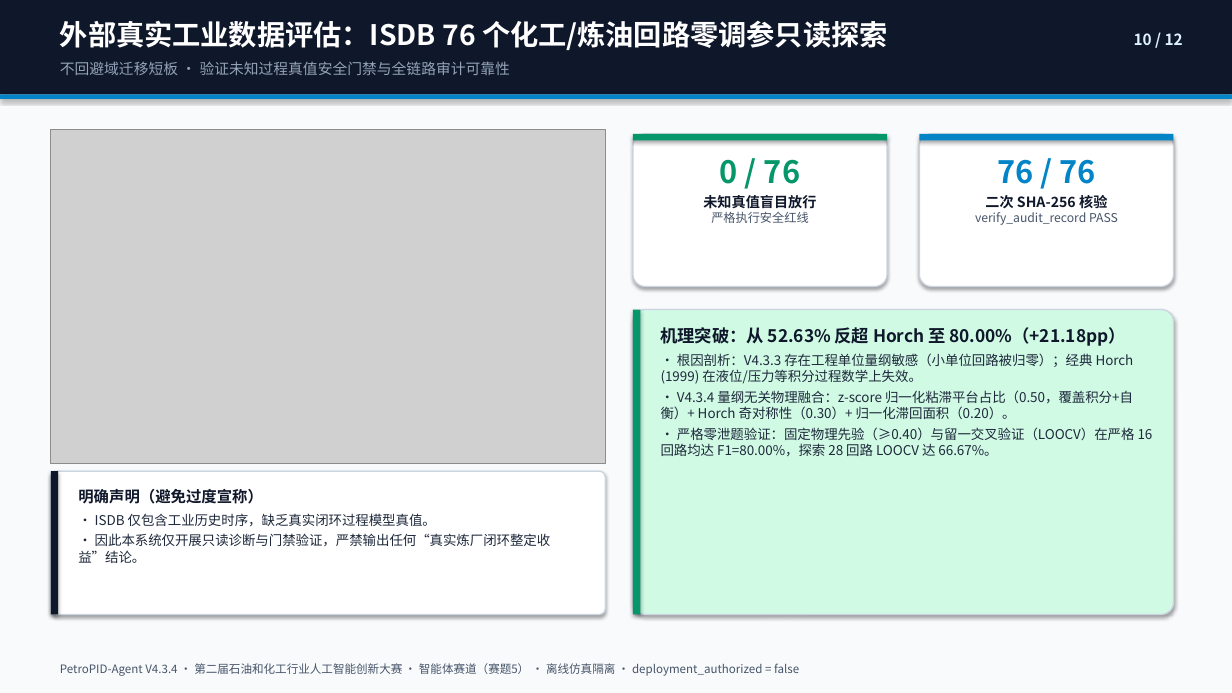
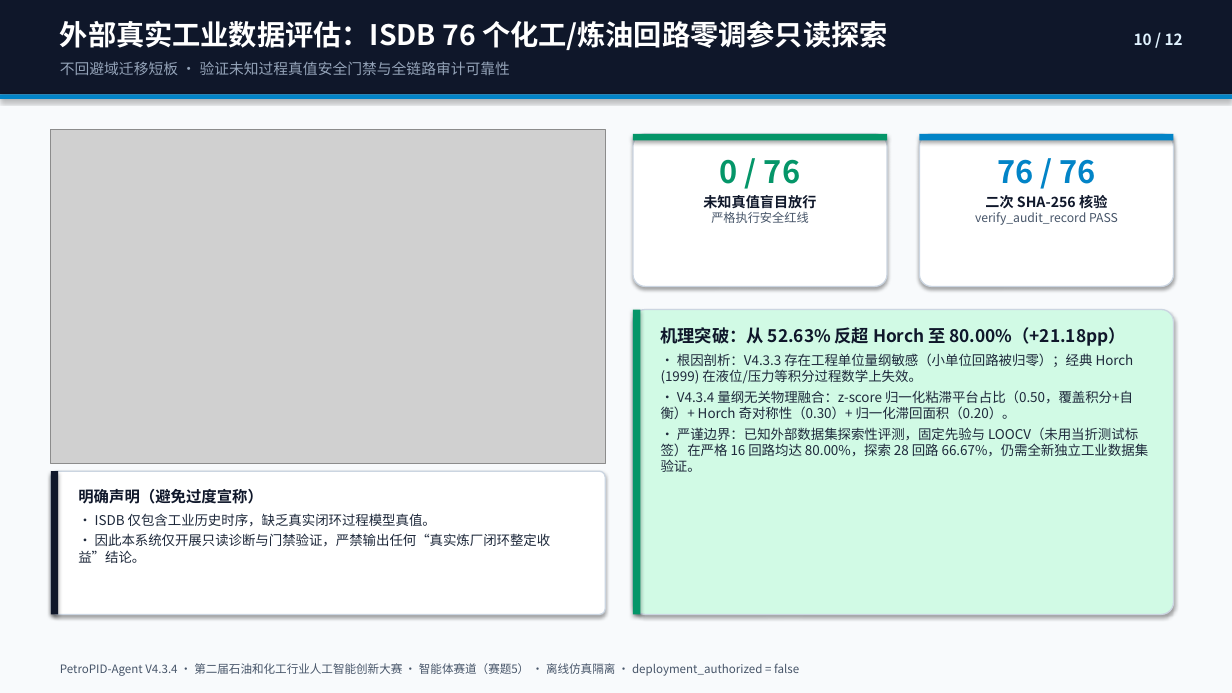
Before and after one commit to zhud41343-alt/PetroPID-Agent, a slide deck: slide 10 of competition_v4/submission_v433/PetroPID-Agent_V4.3.4_终审答辩.pptx. Drawn at 1232x693 pixels with LibreOffice and Linux fonts; fonts in the diff are those of the drawing; grey boxes stand for pictures. Boxes give left, top, right and bottom in pixels: in the first picture for what was removed or moved away, otherwise in the second. Text is boxed around its words. In the diff, an @@ line names an element or a change of style, - is before the commit and + after.

```diff
--- a/competition_v4/submission_v433/PetroPID-Agent_V4.3.4_终审答辩.pptx
+++ b/competition_v4/submission_v433/PetroPID-Agent_V4.3.4_终审答辩.pptx
@@ text at (661,427,1149,472): text changed @@
-• 严格零泄题验证：固定物理先验（≥0.40）与留一交叉验证（LOOCV）在严格 16 回路均达 F1=80.00%，探索 28 回路 LOOCV 达 66.67%。
+• 严谨边界：已知外部数据集探索性评测，固定先验与 LOOCV（未用当折测试标签）在严格 16 回路均达 80.00%，探索 28 回路 66.67%，仍需全新独立工业数据集验证。
```
Also in this commit, not shown: 3 other slides changed, 3 other files.
